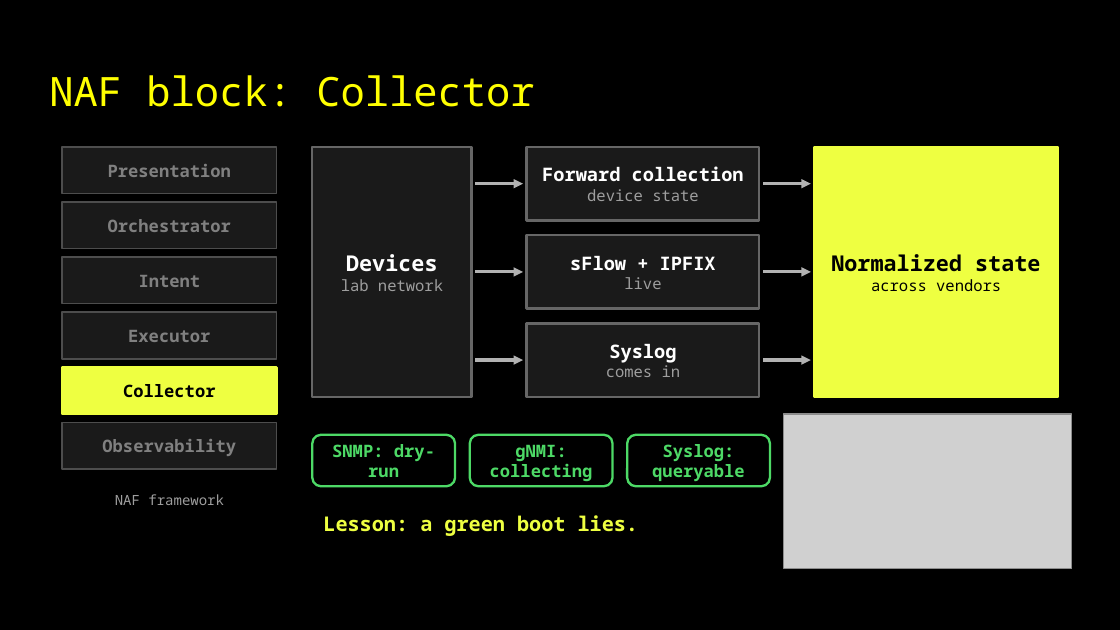
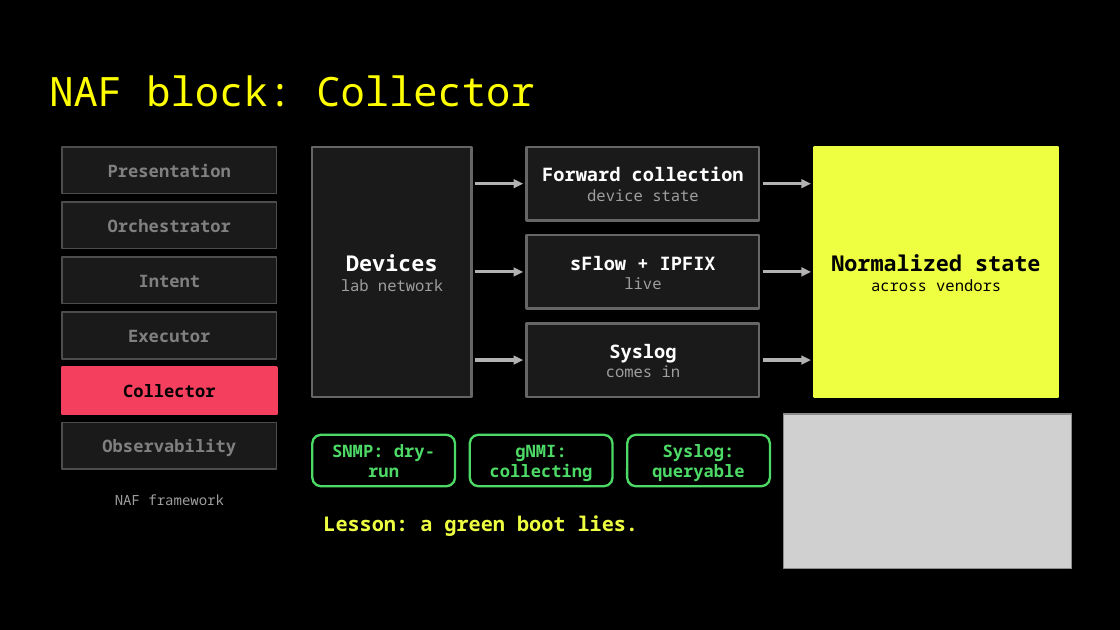
Before and after one commit to captainpacket/autocon6, a slide deck: slide 17 of slides/AC6_Every_Automation_Demo_Lies.pptx. Drawn at 1120x630 pixels with LibreOffice and Linux fonts; fonts in the diff are those of the drawing; grey boxes stand for pictures; background and template pictures are left out. Boxes give left, top, right and bottom in pixels: in the first picture for what was removed or moved away, otherwise in the second. Text is boxed around its words. In the diff, an @@ line names an element or a change of style, - is before the commit and + after.

```diff
--- a/slides/AC6_Every_Automation_Demo_Lies.pptx
+++ b/slides/AC6_Every_Automation_Demo_Lies.pptx
@@ rectangle "Collector" at (63, 367, 277, 414): fill #EEFF41 to #F43F5E; outline #EEFF41 1.5 pt to #F43F5E 1.5 pt @@
```
Also in this commit, not shown: 17 other slides changed, 23 other files.
